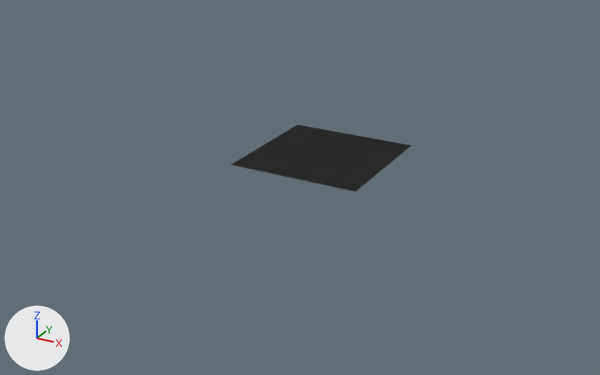
One commit to the OBJ model src/Scene/Plane.obj: the scene before it, then after it.
Both versions are drawn from a 50 mm lens placed at (5279.0, -10333.0, 4548.0), pointed at (-216.0, -343.0, -447.0). The axes (+X, +Y, +Z) are drawn at lower left. The lights are the same throughout. Where no turn or scale is listed for an object, it has been applied to the vertices.

In view in the first picture: 'Airplane'.
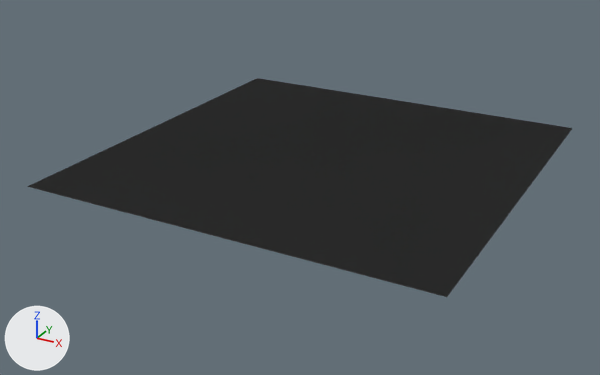
Boxes [x1, y1, x2, y2] around the edits, measured in the pictures (600 x 375 px):
'Airplane', reshaped (202% wider, 224% taller): before [231, 125, 411, 192]; after [27, 78, 573, 297]

The change in detail:
me_airplane has 1572 vertices, 3134 faces and spans x -1000.0..1000.0, y -1000.0..1000.0, z 0.0..2.0.
me_airplane is used by ob_airplane; location (0.0, 0.0, 0.0).
Part 1, on me_airplane:
Vertex 1568 of me_airplane moves from (-1000.0, -1000.0, 0.0) at pixel (230, 164) to (-3000.0, -3000.0, 0.0) at pixel (27, 186).
Vertex 1569 of me_airplane moves from (1000.0, -1000.0, 0.0) at pixel (355, 191) to (3000.0, -3000.0, 0.0) at pixel (446, 297).
Vertex 1570 of me_airplane moves from (-1000.0, 1000.0, 0.0) at pixel (297, 124) to (-3000.0, 3000.0, 0.0) at pixel (257, 78).
Vertex 1571 of me_airplane moves from (1000.0, 1000.0, 0.0) at pixel (411, 145) to (3000.0, 3000.0, 0.0) at pixel (572, 128).
